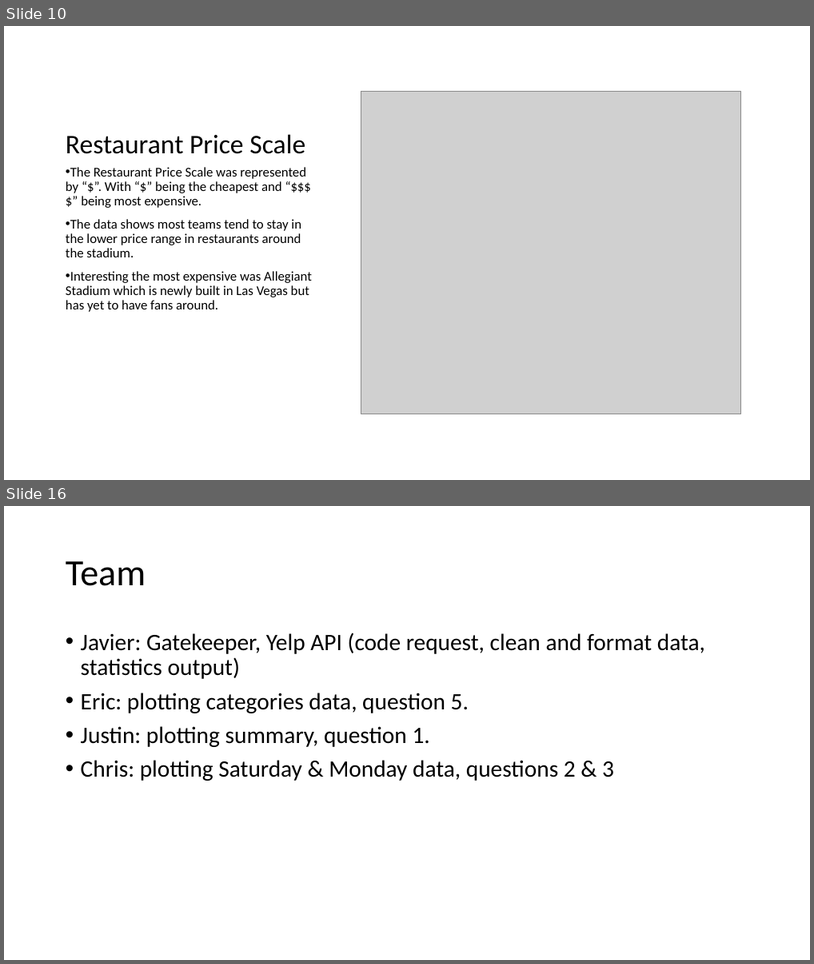
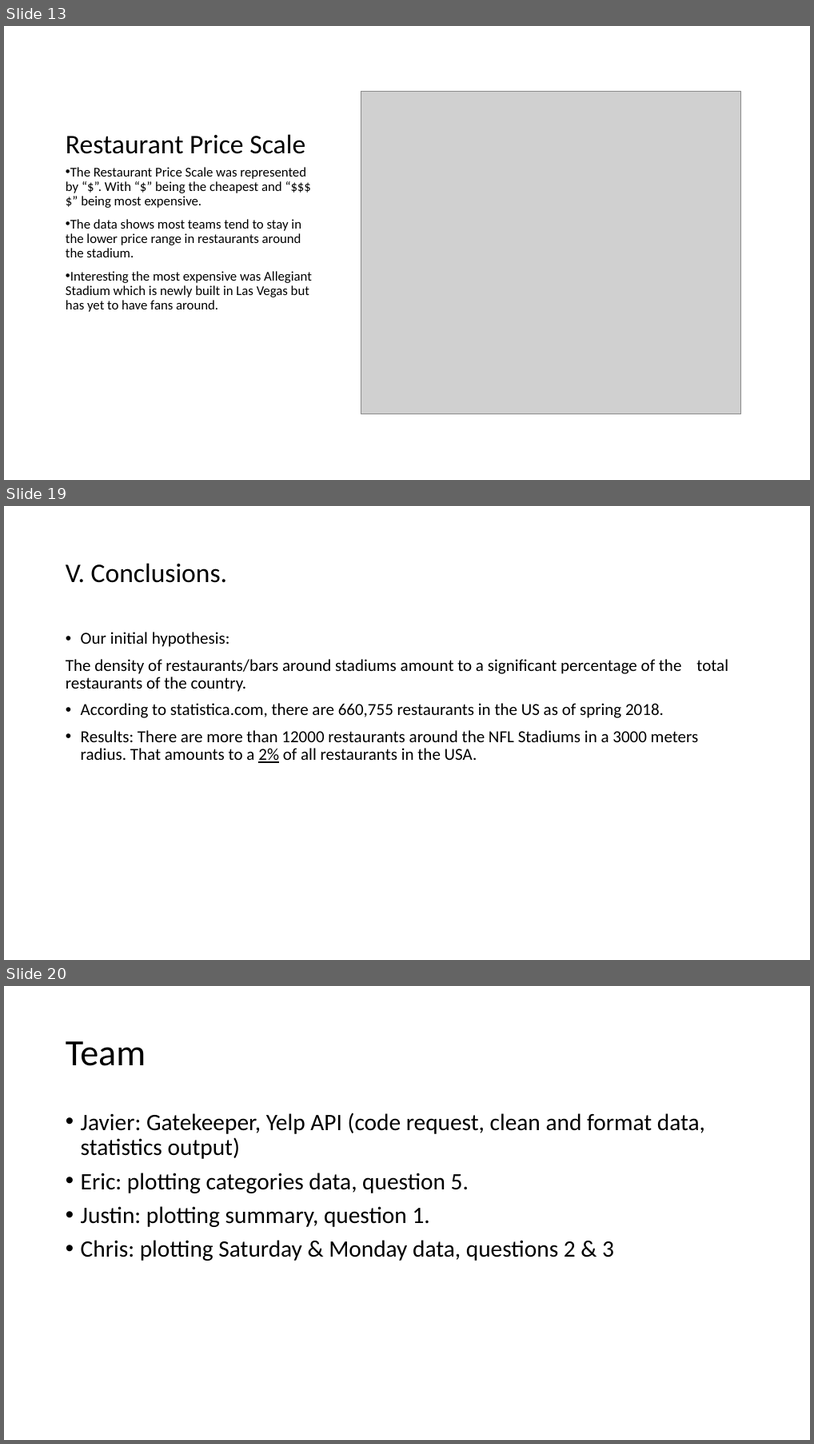
Before and after one commit to jjying89/Yelp-Restaurants-Analysis, a slide deck: Presentation/Team_4-Restaurant_Density_Analysis..pptx. Shown one above the other, each under a label of ours: slides 10 and 16 before the commit, slides 13, 19 and 20 after it; the slides between them are not shown. The pictures are 814x964 and 814x1444 pixels, drawn with LibreOffice and Linux fonts; fonts in the diff are those of the drawing; grey boxes stand for pictures. Boxes give left, top, right and bottom in pixels: in the first picture for what was removed or moved away, otherwise in the second. Text is boxed around its words. In the diff, an @@ line names an element or a change of style, - is before the commit and + after.

```diff
--- a/Presentation/Team_4-Restaurant_Density_Analysis..pptx
+++ b/Presentation/Team_4-Restaurant_Density_Analysis..pptx
@@ slide 19 added at [4, 506, 810, 960], background #FFFFFF @@
@@ title added at [66, 563, 228, 583], 32 pt, text #000000 @@
+V. Conclusions.
@@ text added at [66, 632, 729, 763], 20 pt, text #000000 @@
+• Our initial hypothesis:
+The density of restaurants/bars around stadiums amount to a significant percentage of the total restaurants of the country.
+• According to statistica.com, there are 660,755 restaurants in the US as of spring 2018.
+• Results: There are more than 12000 restaurants around the NFL Stadiums in a 3000 meters radius. That amounts to a 2% of all restaurants in the USA.
@@ what was slide 10 is now slide 13 @@
@@ what was slide 16 is now slide 20 @@
```
Also in this commit, not shown: 10 slides changed, 3 other slides added.
